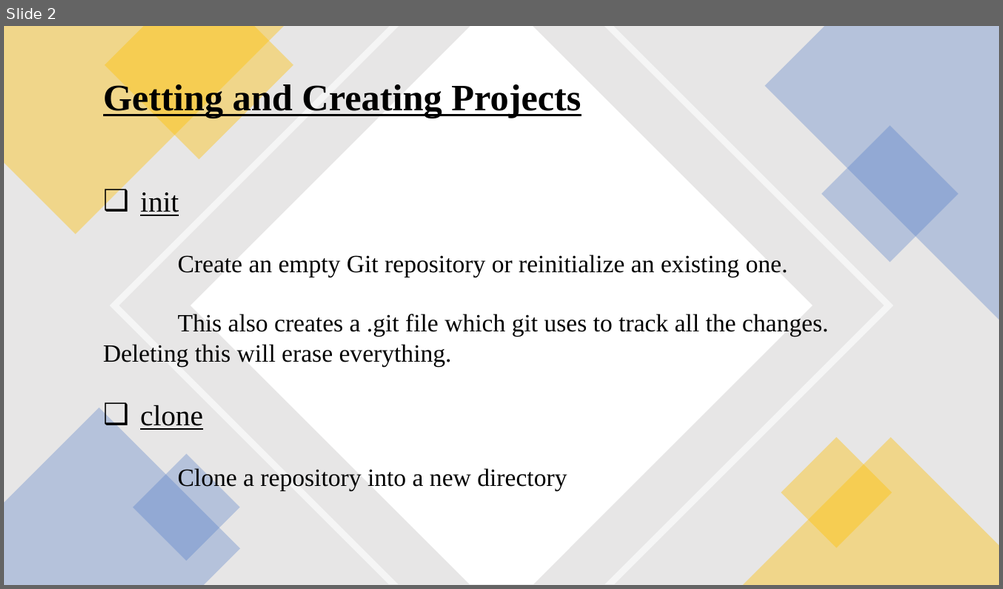
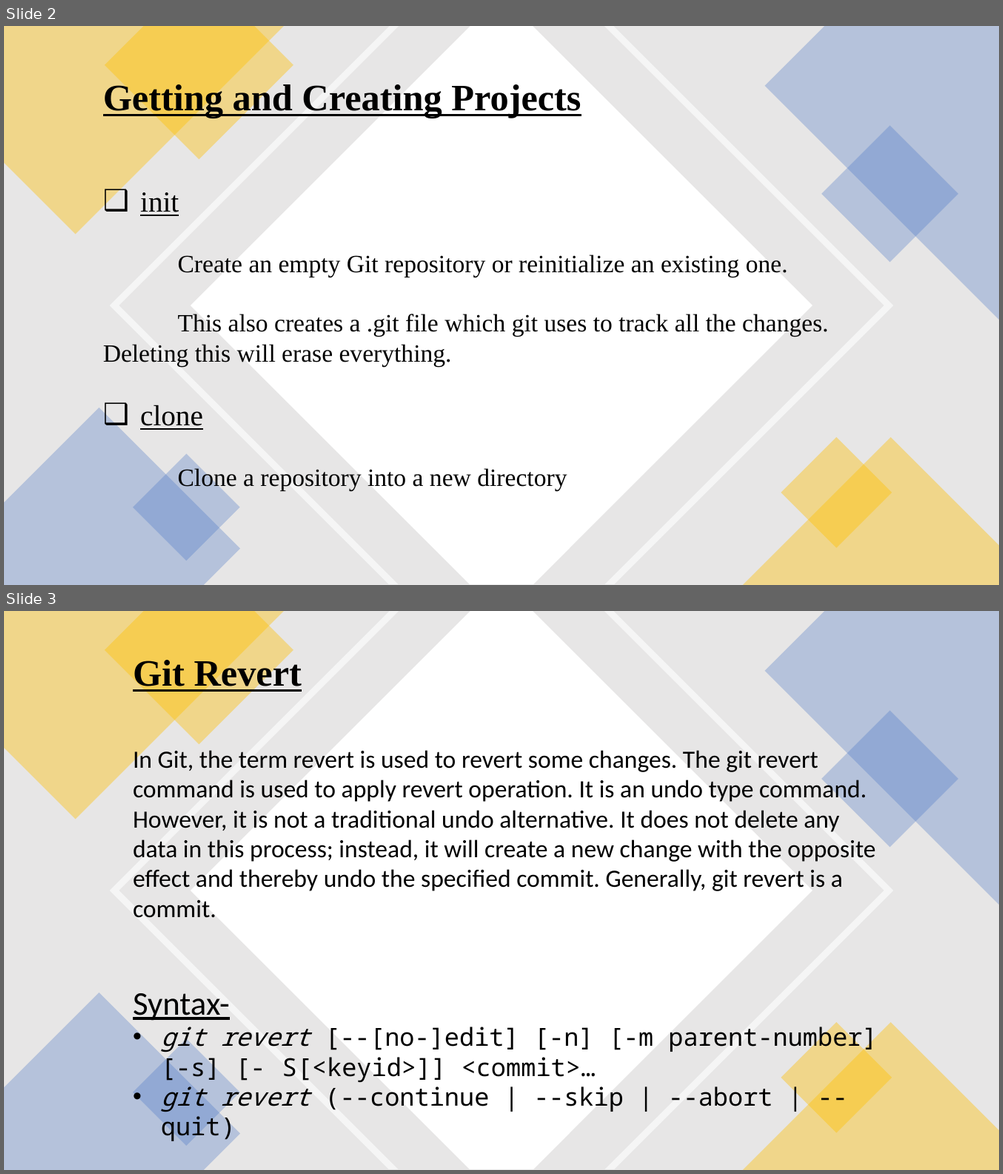
Before and after one commit to MeenakshiGoyal/1472_Git_assignment, a slide deck: Revert.pptx. Shown one above the other, each under a label of ours: slide 2 before the commit, slides 2 and 3 after it. The pictures are 1003x589 and 1003x1174 pixels, drawn with LibreOffice and Linux fonts; fonts in the diff are those of the drawing. Boxes give left, top, right and bottom in pixels: in the first picture for what was removed or moved away, otherwise in the second. Text is boxed around its words. In the diff, an @@ line names an element or a change of style, - is before the commit and + after.

Commit message:
modified by Meenakshi_1472

```diff
--- a/Revert.pptx
+++ b/Revert.pptx
@@ slide 3 added at <box>4,611,999,1170</box>, background #FFFFFF @@
@@ rectangle added at <box>4,611,999,1170</box>, fill #E7E6E6 @@
@@ freeform shape added at <box>4,611,284,819</box>, fill #FFC000 at 40% opacity @@
@@ freeform shape added at <box>105,611,293,745</box>, fill #FFC000 at 40% opacity @@
@@ freeform shape added at <box>109,611,893,1170</box>, fill #FFFFFF at 60% opacity @@
@@ freeform shape added at <box>190,611,812,1170</box>, fill #FFFFFF @@
@@ freeform shape added at <box>765,611,999,905</box>, fill #4472C4 at 30% opacity @@
@@ text added at <box>133,657,301,694</box>, 36 pt, text #000000, bold, underline @@
+Git Revert
@@ rectangle added at <box>821,710,958,848</box>, fill #4472C4 at 30% opacity @@
@@ text added at <box>133,748,876,1143</box>, 24 pt, text #000000 @@
+In Git, the term revert is used to revert some changes. The git revert command is used to apply revert operation. It is an undo type command. However, it is not a traditional undo alternative. It does not delete any data in this process; instead, it will create a new change with the opposite effect and thereby undo the specified commit. Generally, git revert is a commit.
+Syntax-
+• git revert [--[no-]edit] [-n] [-m parent-number] [-s] [- S[<keyid>]] <commit>…
+• git revert (--continue | --skip | --abort | --quit)
@@ freeform shape added at <box>4,994,240,1170</box>, fill #4472C4 at 30% opacity @@
@@ freeform shape added at <box>743,1022,999,1170</box>, fill #FFC000 at 40% opacity @@
@@ rectangle added at <box>781,1022,892,1133</box>, fill #FFC000 at 40% opacity @@
@@ rectangle added at <box>133,1039,241,1147</box>, fill #4472C4 at 30% opacity @@
```
